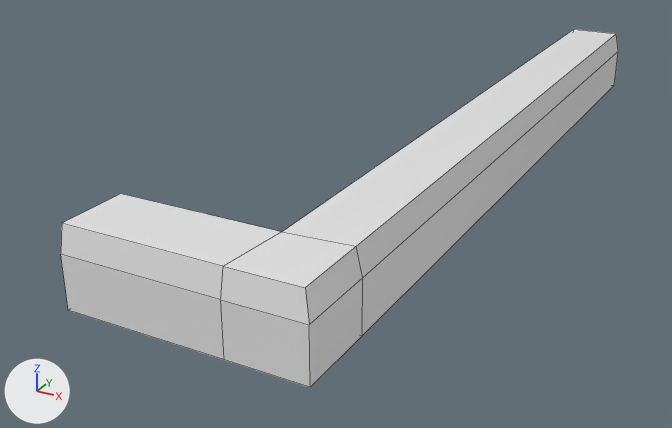
An edit to the FBX model Assets/GameJam/3D Models/WallsExterior.fbx, drawn before and after from the same camera.
Both versions are drawn from a camera (50 mm lens) standing at (167.8, -97.6, 33.4) and looking at (123.2, -16.6, -7.2). The axes (+X, +Y, +Z) are drawn at lower left. The lights are the same throughout. Mesh edges are drawn as thin lines. Where no turn or scale is listed for an object, it has been applied to the vertices.

The older version as bpy lines, for what is in view:
```python
me_cube_019 = bpy.data.meshes.new('Cube.019')
me_cube_019.from_pydata(...)  # 24 vertices, 20 faces; spans x 10.3..32.1, y -28.9..55.9, z -11.2..-4.0
me_cube_019.materials.append(mat_material)  # white #e7e7e7
ob_wallsexterior = bpy.data.objects.new('WallsExterior', me_cube_019)
ob_wallsexterior.location = (108.58, -23.06, 8.51)
```
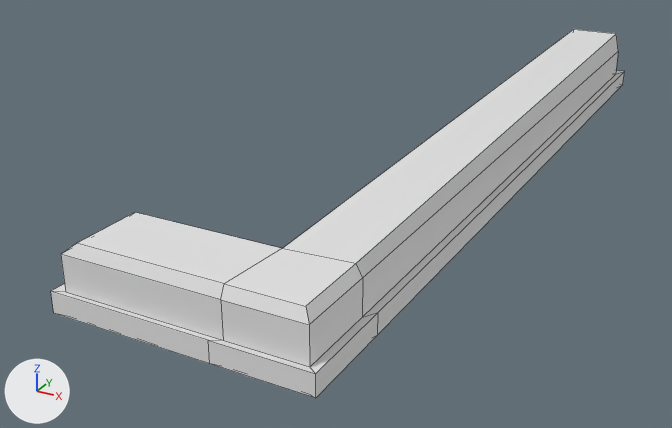
Pixel boxes [x1, y1, x2, y2] of what changed, in the pictures (672 x 428 px):
'WallsExterior', reshaped
    before: [61, 29, 618, 387]
    after: [51, 29, 625, 398]
part 1 of me_cube_019, built on
    before: [61, 52, 618, 387]
    after: [51, 52, 625, 398]

The edits, one by one:
me_cube_019 is used by ob_wallsexterior; location (108.58, -23.06, 8.51).
me_cube_019 had 24 vertices, 20 faces and spanned x 10.3..32.1, y -28.9..55.9, z -11.2..-4.0.
me_cube_019 now has 48 vertices, 46 faces and spans x 9.4..32.9, y -29.5..57.5, z -11.8..-4.0.
Part 1, on me_cube_019:
11 faces are deleted.
6 vertices in x 10.3..32.1, y -28.9..55.9, z -11.2 move by (0.0, 0.0, -0.6).
4 vertices in x 25.0..31.5, y -28.4..-21.2, z -4.0 move by (0.0, 0.0, -1.3).
4 vertices move from x 10.3..32.1, y -28.9..-21.2, z -11.2..-4.0 to x 11.6..32.1, y -28.9..-21.2, z -9.6..-5.3.
16 vertices are added at x 9.4..32.9, y -29.5..57.5, z -11.8..-9.6.
8 new vertices lie (0.0, 0.0, 1.9) away from vertices in x 9.4..32.9, y -29.5..57.5, z -11.4.
37 new faces join them.
